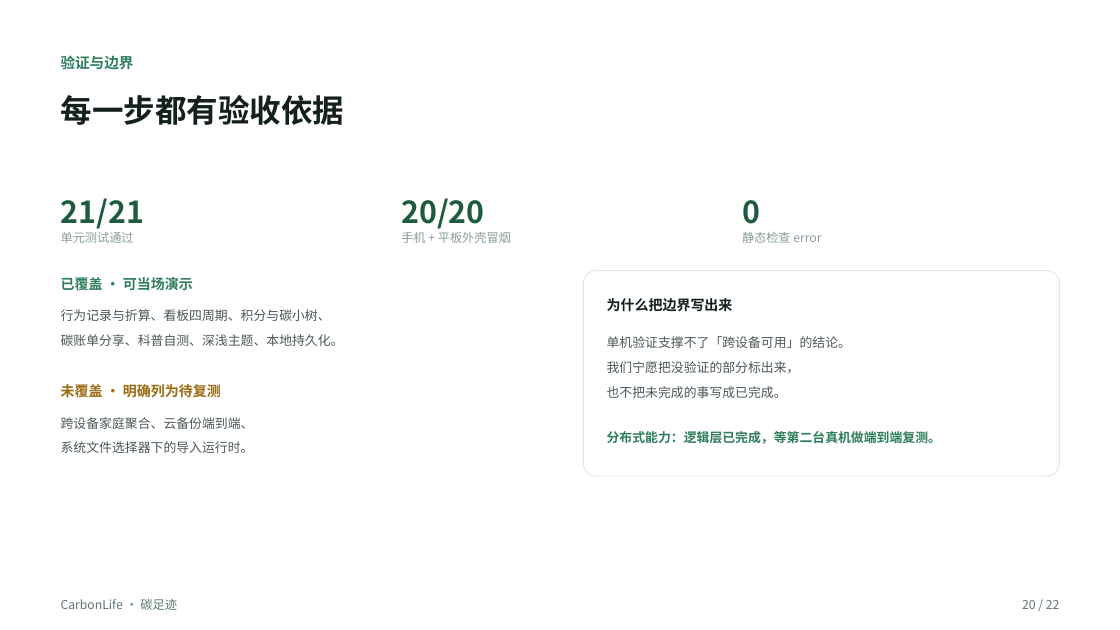
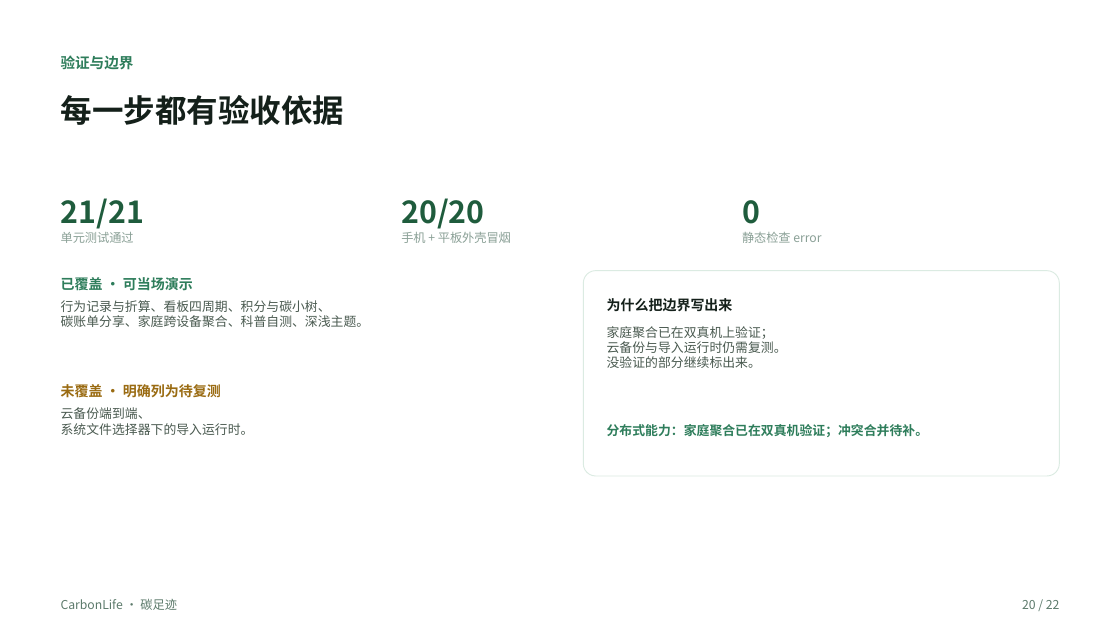
Before and after one commit to zyx-dc/CarbonLife, a slide deck: slide 20 of docs/tasks/ppt/CarbonLife-答辩PPT.pptx. Drawn at 1120x630 pixels with LibreOffice and Linux fonts; fonts in the diff are those of the drawing; background and template pictures are left out. Boxes give left, top, right and bottom in pixels: in the first picture for what was removed or moved away, otherwise in the second. Text is boxed around its words. In the diff, an @@ line names an element or a change of style, - is before the commit and + after.

```diff
--- a/docs/tasks/ppt/CarbonLife-答辩PPT.pptx
+++ b/docs/tasks/ppt/CarbonLife-答辩PPT.pptx
@@ text at box(61, 315, 370, 327): text changed @@
-碳账单分享、科普自测、深浅主题、本地持久化。
+碳账单分享、家庭跨设备聚合、科普自测、深浅主题。
@@ text at box(61, 300, 331, 316): line spacing 1.6 to 1 @@
@@ text at box(607, 326, 787, 368): text changed @@
-单机验证支撑不了「跨设备可用」的结论。
-我们宁愿把没验证的部分标出来，
-也不把未完成的事写成已完成。
+家庭聚合已在双真机上验证；
+云备份与导入运行时仍需复测。
+没验证的部分继续标出来。
@@ text at box(61, 407, 151, 419): text changed @@
-跨设备家庭聚合、云备份端到端、
+云备份端到端、
@@ text at box(61, 423, 254, 435): line spacing 1.6 to 1 @@
@@ text at box(607, 424, 929, 437): text changed @@
-分布式能力：逻辑层已完成，等第二台真机做端到端复测。
+分布式能力：家庭聚合已在双真机验证；冲突合并待补。
```
Also in this commit, not shown: 2 other slides changed, 6 other files.
